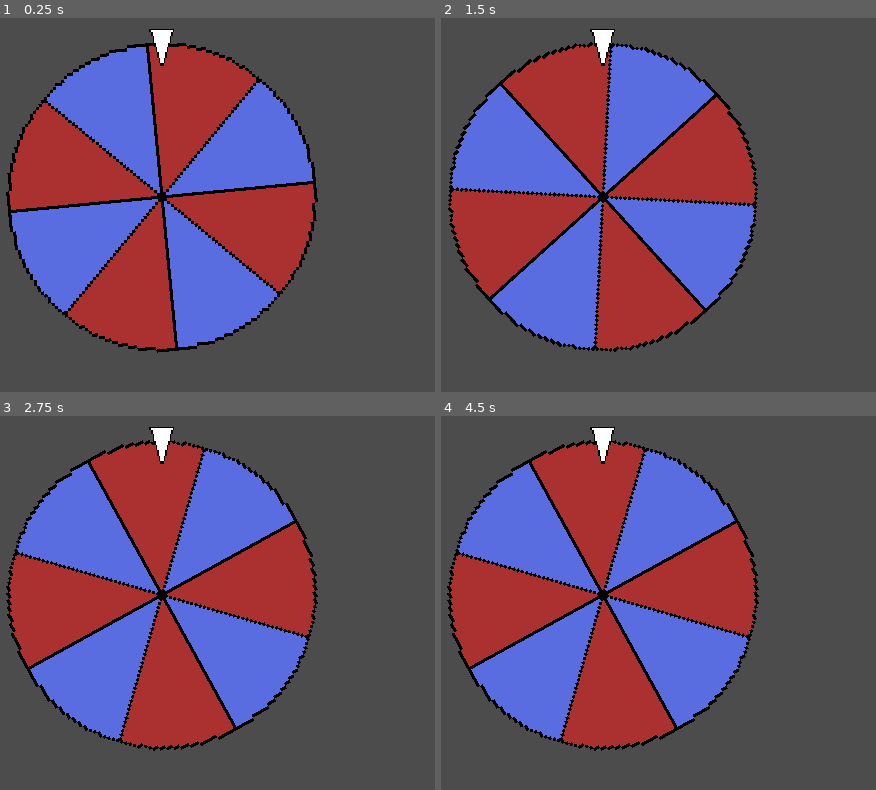
Above: before the commit, frames 1-4 (two rows, left to right).
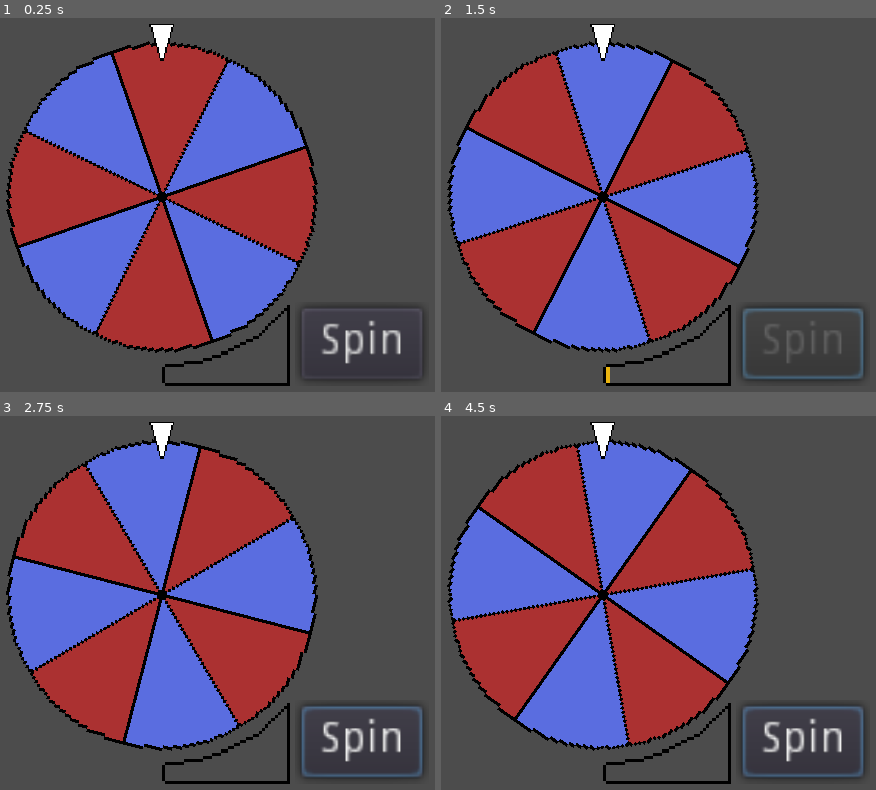
Above: after the commit, the same moments.

Repository: ectucker1/ksufalljam2020
Game: Godot game, scene res://wheel/WheelScreen.tscn
Same seed, same stepped clock (60 frames per second), same inputs: the game is played once before the commit and once after it. This scene is started directly instead of the project's main scene.
Inputs (mouse positions are in pixels of both pictures, inside the frame that each line leads up to):
- Up to frame 1 (0.25 s): no input
- Up to frame 2 (1.5 s): click (802, 343) at 0.5 s, where only the run after the commit has a clickable "Spin"; move the mouse to (780, 175) at 1.27 s; press the mouse at (780, 175) at 1.28 s; hold D (move_right) from 1.28 s (still down)
- Up to frame 3 (2.75 s): move the mouse to (0, 617) at 2.02 s; release D (move_right) at 2.03 s; release the mouse at (0, 617) at 2.03 s; hold S (move_down) from 2.03 s (still down); right-click (0, 617) at 2.1 s
- Up to frame 4 (4.5 s): tap Enter at 2.75 s; move the mouse to (684, 490) at 2.77 s; release S (move_down) at 2.78 s; press the mouse at (684, 490) at 2.78 s; hold D (move_right) 2.78-3.53 s; move the mouse to (562, 689) at 3.52 s; release the mouse at (562, 689) at 3.53 s; hold W (move_up) 3.53-4.28 s; right-click (562, 689) at 3.6 s; move the mouse to (841, 666) at 4.27 s; press the mouse at (841, 666) at 4.28 s; hold A (move_left) from 4.28 s (still down)

The runs differ from the first frame. In frame 1, 18% of the frame differs, in the area x 1-98%, y 1-99%; in frame 2, 25%; in frame 3, 47%; in frame 4, 31%.

Commit message:
Add wheel spin button and gauge

Diff:
--- a/Arena/Arena.gd
+++ b/Arena/Arena.gd
@@ -4,9 +4,18 @@
 
 
 func _ready():
-	spawn_enemy()
+	randomize()
+	start_wave(3)
+
+
+func start_wave(num_enemies = 3):
+	for i in range(3):
+		spawn_enemy()
 
 
 func spawn_enemy():
+	# spawn an enemy on a random point in the enemy spawn path
 	var enemy = enemy_scene.instance()
+	$EnemySpawnPath/PathFollow2D.unit_offset = randf()
+	enemy.position = $EnemySpawnPath/PathFollow2D.position
 	add_child(enemy)
--- a/Arena/Arena.tscn
+++ b/Arena/Arena.tscn
@@ -7,6 +7,11 @@
 vertices = PoolVector2Array( -128, -128, 128, -128, 128, 128, -128, 128 )
 polygons = [ PoolIntArray( 0, 1, 2, 3 ) ]
 outlines = [ PoolVector2Array( -128, -128, 128, -128, 128, 128, -128, 128 ) ]
+
+[sub_resource type="Curve2D" id=2]
+_data = {
+"points": PoolVector2Array( 0, 0, 0, 0, -112, -112, 0, 0, 0, 0, 112, -112, 0, 0, 0, 0, 112, 112, 0, 0, 0, 0, -112, 112, 0, 0, 0, 0, -112, -112 )
+}
 
 [node name="Arena" type="TileMap"]
 format = 1
@@ -26,3 +31,11 @@
 
 [node name="Player" parent="." instance=ExtResource( 1 )]
 position = Vector2( -48, -48 )
+
+[node name="EnemySpawnPath" type="Path2D" parent="."]
+curve = SubResource( 2 )
+
+[node name="PathFollow2D" type="PathFollow2D" parent="EnemySpawnPath"]
+position = Vector2( -112, -112 )
+rotation = -1.94462e-06
+rotate = false
--- /dev/null
+++ b/wheel/Gauge.gd
@@ -0,0 +1,34 @@
+extends Node2D
+
+var increasing := false
+var gauge_amount := 0.0  # 0 to 1
+var gauge_fill_speed := 1
+
+signal gauge_released(amount)
+
+
+func _ready():
+	clear()
+
+
+func _physics_process(delta):
+	if increasing:
+		gauge_amount = clamp(gauge_amount + gauge_fill_speed * delta, 0, 1)
+		# Move the second point in the line to increase the meter
+		$LineMeter.points[1].x = 39 * gauge_amount
+
+
+func clear():
+	gauge_amount = 0
+	$LineMeter.points[1].x = 0
+	$Button.disabled = false
+
+
+func _on_Button_button_down():
+	increasing = true
+
+
+func _on_Button_button_up():
+	$Button.disabled = true
+	increasing = false
+	emit_signal("gauge_released", gauge_amount)
--- a/wheel/Wheel.gd
+++ b/wheel/Wheel.gd
@@ -1,21 +1,29 @@
 extends Node2D
 
 var spinning := false
+var min_speed := 10
+var max_speed := 50
 
 
 func _ready():
 	randomize()
-	spin_wheel()
 
 
 func _physics_process(delta):
-	if spinning and $Wheel.angular_velocity < 0.1:
+	if spinning and abs($Wheel.angular_velocity) < 0.1:
 		spinning = false
 		$Wheel.angular_velocity = 0
 		# TODO: emit signal or something
-		print($RayCast2D.get_collider().name)
+		# We can decide on which type of mutation to give based on the color landed
+		print($Ray.get_collider().name)
+
+		$Gauge.clear()
 
 
 func spin_wheel(speed = 70):
-	$Wheel.angular_velocity = speed + randf() * 10
+	$Wheel.angular_velocity = -(speed + randf() * 2)  # randomize slightly
 	spinning = true
+
+
+func _on_Gauge_gauge_released(amount):
+	spin_wheel((max_speed - min_speed) * amount + min_speed)
--- a/wheel/WheelScreen.tscn
+++ b/wheel/WheelScreen.tscn
@@ -1,40 +1,43 @@
-[gd_scene load_steps=12 format=2]
+[gd_scene load_steps=15 format=2]
 
 [ext_resource path="res://wheel/wheel.png" type="Texture" id=1]
 [ext_resource path="res://wheel/arrow.png" type="Texture" id=2]
 [ext_resource path="res://wheel/Wheel.gd" type="Script" id=3]
+[ext_resource path="res://wheel/gauge.png" type="Texture" id=4]
+[ext_resource path="res://wheel/gauge_mask.png" type="Texture" id=5]
+[ext_resource path="res://wheel/Gauge.gd" type="Script" id=6]
 
 [sub_resource type="SegmentShape2D" id=1]
-a = Vector2( 0, -48 )
-b = Vector2( 33.966, -33.7092 )
+a = Vector2( 0.0149193, -97.4064 )
+b = Vector2( 68.2606, -68.3629 )
 
 [sub_resource type="SegmentShape2D" id=2]
-a = Vector2( 33.7092, 33.966 )
-b = Vector2( 48.7032, 0.00744343 )
+a = Vector2( 68.3629, 68.2606 )
+b = Vector2( 97.4064, 0.0149193 )
+
+[sub_resource type="SegmentShape2D" id=3]
+a = Vector2( -68.2606, 68.3629 )
+b = Vector2( -0.0149193, 97.4064 )
+
+[sub_resource type="SegmentShape2D" id=4]
+a = Vector2( -91, 32 )
+b = Vector2( -87, -42 )
 
 [sub_resource type="SegmentShape2D" id=5]
-a = Vector2( -33.966, 33.7092 )
-b = Vector2( -0.00744343, 48.7032 )
+a = Vector2( 97.4064, 0.0149193 )
+b = Vector2( 68.2606, -68.3629 )
 
 [sub_resource type="SegmentShape2D" id=6]
-a = Vector2( -46, 16 )
-b = Vector2( -43, -21 )
-
-[sub_resource type="SegmentShape2D" id=3]
-a = Vector2( 48.7032, 0.00744343 )
-b = Vector2( 33.966, -33.7092 )
-
-[sub_resource type="SegmentShape2D" id=4]
-a = Vector2( 33.7092, 33.966 )
-b = Vector2( -0.00744343, 48.7032 )
+a = Vector2( 68.3629, 68.2606 )
+b = Vector2( -0.0149193, 97.4064 )
 
 [sub_resource type="SegmentShape2D" id=7]
-a = Vector2( -48.7032, -0.00744343 )
-b = Vector2( -33.966, 33.7092 )
+a = Vector2( -96.4619, 0.313745 )
+b = Vector2( -68.2606, 68.3629 )
 
 [sub_resource type="SegmentShape2D" id=8]
-a = Vector2( -33.7092, -33.966 )
-b = Vector2( -0.321222, -47.7587 )
+a = Vector2( -68.3629, -68.2606 )
+b = Vector2( 0.0149193, -97.4064 )
 
 [node name="WheelScreen" type="Node2D"]
 script = ExtResource( 3 )
@@ -45,7 +48,11 @@
 angular_damp = 3.0
 
 [node name="Sprite" type="Sprite" parent="Wheel"]
+scale = Vector2( 2, 2 )
 texture = ExtResource( 1 )
+__meta__ = {
+"_edit_lock_": true
+}
 
 [node name="Red" type="StaticBody2D" parent="Wheel"]
 
@@ -56,19 +63,19 @@
 shape = SubResource( 2 )
 
 [node name="CollisionShape2D3" type="CollisionShape2D" parent="Wheel/Red"]
-shape = SubResource( 5 )
+shape = SubResource( 3 )
 
 [node name="CollisionShape2D4" type="CollisionShape2D" parent="Wheel/Red"]
 rotation = 0.33489
-shape = SubResource( 6 )
+shape = SubResource( 4 )
 
 [node name="Blue" type="StaticBody2D" parent="Wheel"]
 
 [node name="CollisionShape2D" type="CollisionShape2D" parent="Wheel/Blue"]
-shape = SubResource( 3 )
+shape = SubResource( 5 )
 
 [node name="CollisionShape2D2" type="CollisionShape2D" parent="Wheel/Blue"]
-shape = SubResource( 4 )
+shape = SubResource( 6 )
 
 [node name="CollisionShape2D3" type="CollisionShape2D" parent="Wheel/Blue"]
 shape = SubResource( 7 )
@@ -76,16 +83,51 @@
 [node name="CollisionShape2D4" type="CollisionShape2D" parent="Wheel/Blue"]
 shape = SubResource( 8 )
 
-[node name="ArrowSprite" type="Sprite" parent="."]
-position = Vector2( 0, -48 )
-scale = Vector2( 0.5, 0.5 )
+[node name="Ray" type="RayCast2D" parent="."]
+position = Vector2( 0, -105 )
+enabled = true
+cast_to = Vector2( 0, 30 )
+__meta__ = {
+"_edit_group_": true
+}
+
+[node name="ArrowSprite" type="Sprite" parent="Ray"]
+position = Vector2( 0, 6 )
 texture = ExtResource( 2 )
 
-[node name="RayCast2D" type="RayCast2D" parent="."]
-position = Vector2( 0, -54 )
-enabled = true
-cast_to = Vector2( 0, 30 )
+[node name="Gauge" type="Node2D" parent="."]
+position = Vector2( 41, 95 )
+scale = Vector2( 2, 2 )
+script = ExtResource( 6 )
+
+[node name="Border" type="Sprite" parent="Gauge"]
+texture = ExtResource( 4 )
+
+[node name="LineMask" type="Light2D" parent="Gauge"]
+texture = ExtResource( 5 )
+mode = 3
+range_item_cull_mask = 1024
+
+[node name="LineMeter" type="Line2D" parent="Gauge"]
+light_mask = 1024
+position = Vector2( -19.5, -0.5 )
+points = PoolVector2Array( 0, 0, 39, 0 )
+width = 25.0
+default_color = Color( 0.921569, 0.709804, 0.0705882, 1 )
+
+[node name="Button" type="Button" parent="Gauge"]
+margin_left = 23.5
+margin_top = -11.5
+margin_right = 62.5
+margin_bottom = 11.5
+text = "Spin"
+__meta__ = {
+"_edit_use_anchors_": false
+}
 
 [node name="Camera2D" type="Camera2D" parent="."]
 current = true
-zoom = Vector2( 0.25, 0.25 )
+zoom = Vector2( 0.5, 0.5 )
+[connection signal="gauge_released" from="Gauge" to="." method="_on_Gauge_gauge_released"]
+[connection signal="button_down" from="Gauge/Button" to="Gauge" method="_on_Button_button_down"]
+[connection signal="button_up" from="Gauge/Button" to="Gauge" method="_on_Button_button_up"]
Not shown: 1 places in Arena/Arena.tscn that only renumber resources
Binary file added: wheel/gauge.png
Not shown, added: wheel/gauge.png.import
Binary file added: wheel/gauge_mask.png
Not shown, added: wheel/gauge_mask.png.import
